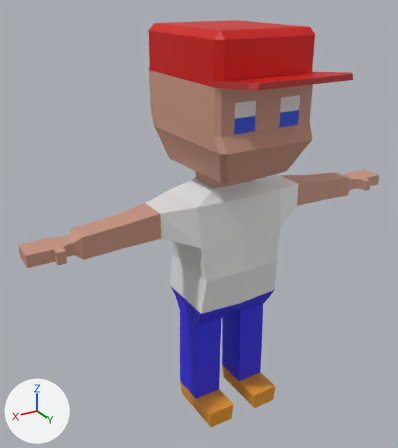
What one commit did to the Blender file blend/player.blend.
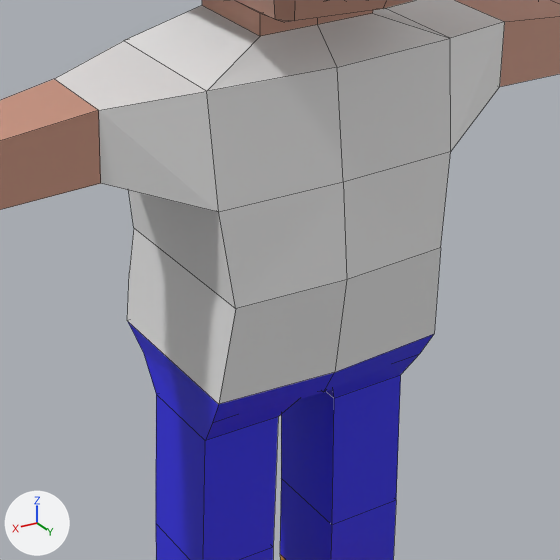
There are two pictures of each version: one whole from a 50 mm lens placed at (1.57, 2.36, 2.38), pointed at (0.15, 0.0, 1.2), one close up on the part from 32% to 80% of the width and 39% to 82% of the height. Every picture has the same lights, and +X, +Y and +Z are marked at lower left. The close-ups show mesh edges as thin lines.

Objects in the first close-up: 'Character'.
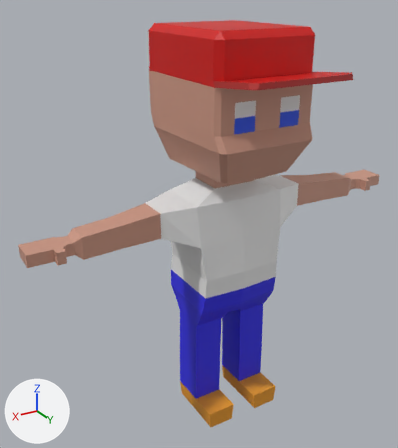
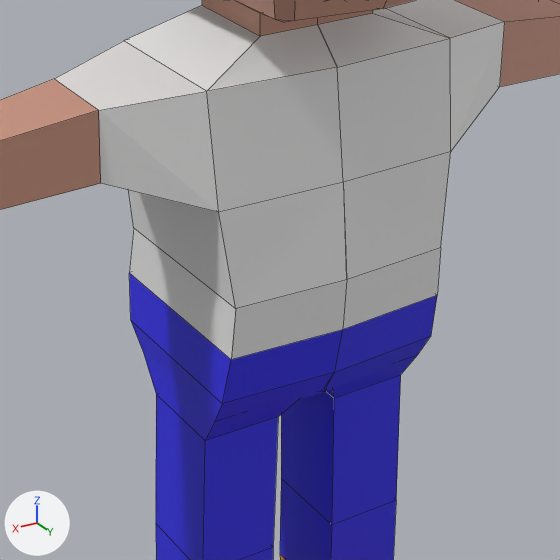
Boxes [x1, y1, x2, y2] around the edits, measured in the close-ups (560 x 560 px):
part 1 of me_cube_002, built on: before [127, 228, 441, 440]; after [129, 228, 441, 440]

Patch to the scene script:
```diff
--- a/blend/player.blend.py
+++ b/blend/player.blend.py
@@ me_cube_002 @@
 # used by ob_character; location = (-0.007, 0.0, 0.494)
-me_cube_002.from_pydata(...)  # 270 vertices, 258 faces, 2 loose edges; spans x -1.11..1.11, y -0.33..0.61, z -0.48..1.72
+me_cube_002.from_pydata(...)  # 307 vertices, 295 faces, 2 loose edges; spans x -1.11..1.11, y -0.33..0.61, z -0.48..1.72
+# me_cube_002 part 1
+# 2 vertices are removed from x -0.25..0.25, y 0.17, z 0.26
+# 8 faces are deleted
+# 2 vertices move from x -0.25..0.25, y -0.18, z 0.26 to x -0.24..0.24, y -0.18, z 0.26
+# 39 vertices are added at x -0.24..0.24, y -0.33..0.61, z 0.2..1.72
+# 11 new faces join them, mat_pants (blue #302be7)
+# 12 new faces join them, mat_shirt (white #e7e7e7)
+# 12 new faces join them, mat_skin2 (beige #cb9783)
+# 1 new face joins them, mat_skin (dark red #3a140e)
+# 7 new faces join them, mat_hat_main (red #d20600)
+# 2 new faces join them, mat_hat_brim (red #bc2f2c)
 me_cube_002.materials.append(mat_skin)
```
